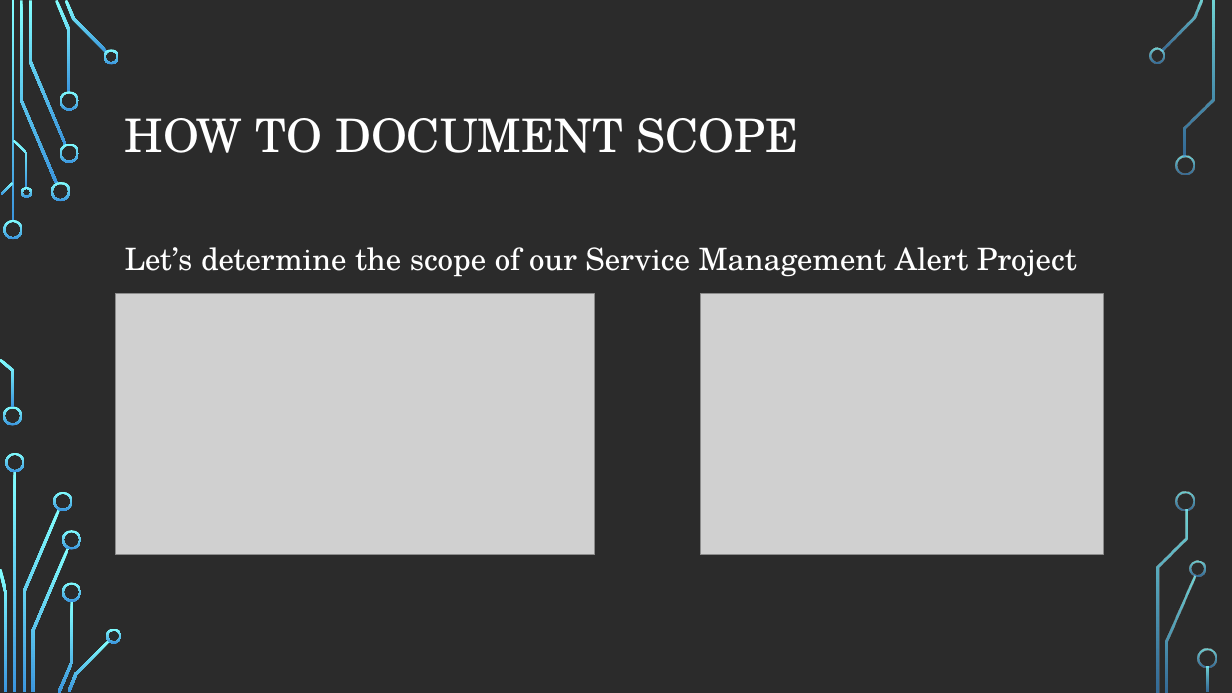
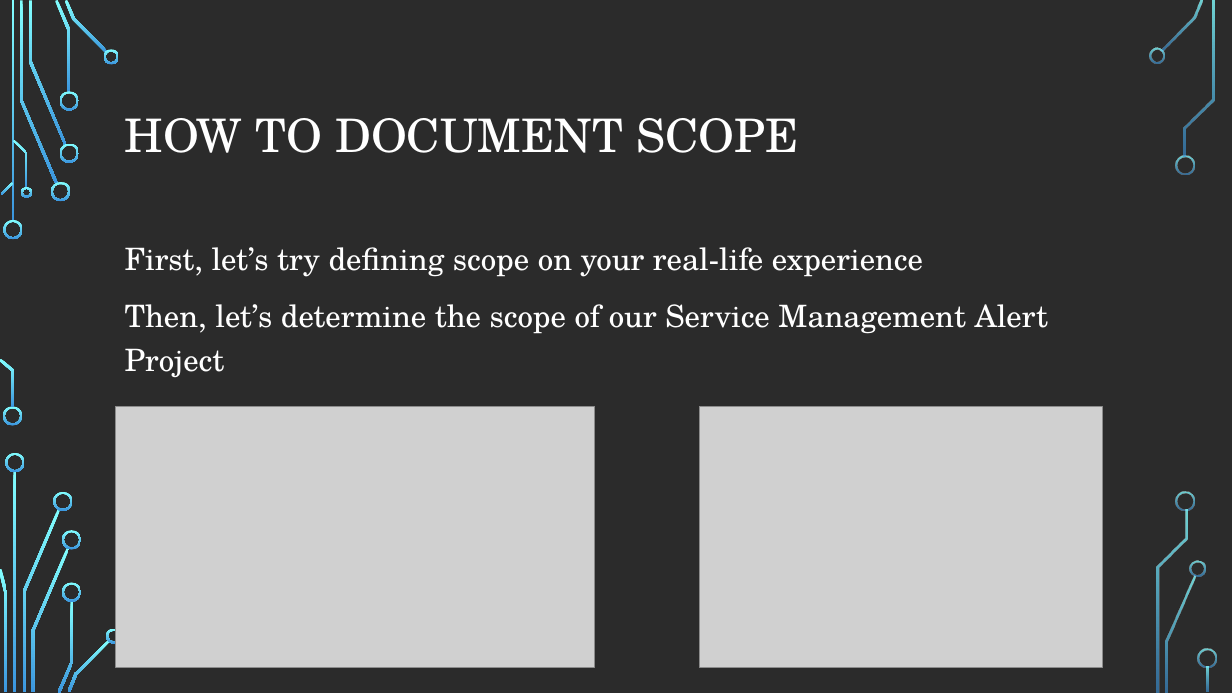
Before and after one commit to andrewjvelez/smap, a slide deck: slide 9 of docs/SMAP Materials Unbranded.pptx. Drawn at 1232x693 pixels with LibreOffice and Linux fonts; fonts in the diff are those of the drawing; grey boxes stand for pictures; background and template pictures are left out; a plain dark background stands for a picture behind light text. Boxes give left, top, right and bottom in pixels: in the first picture for what was removed or moved away, otherwise in the second. Text is boxed around its words. In the diff, an @@ line names an element or a change of style, - is before the commit and + after.

Commit message:
Added Service Management slides

```diff
--- a/docs/SMAP Materials Unbranded.pptx
+++ b/docs/SMAP Materials Unbranded.pptx
@@ text at (125,247,1049,377): text changed @@
-Let’s determine the scope of our Service Management Alert Project
+First, let’s try defining scope on your real-life experience
+Then, let’s determine the scope of our Service Management Alert Project
@@ picture: place and size @@
-picture at (116,294,595,555)
+picture at (116,407,595,667)
@@ picture: place and size @@
-picture at (701,294,1104,555)
+picture at (700,407,1103,667)
```
Also in this commit, not shown: 3 other slides changed, 7 slides added, 1 slide removed.
